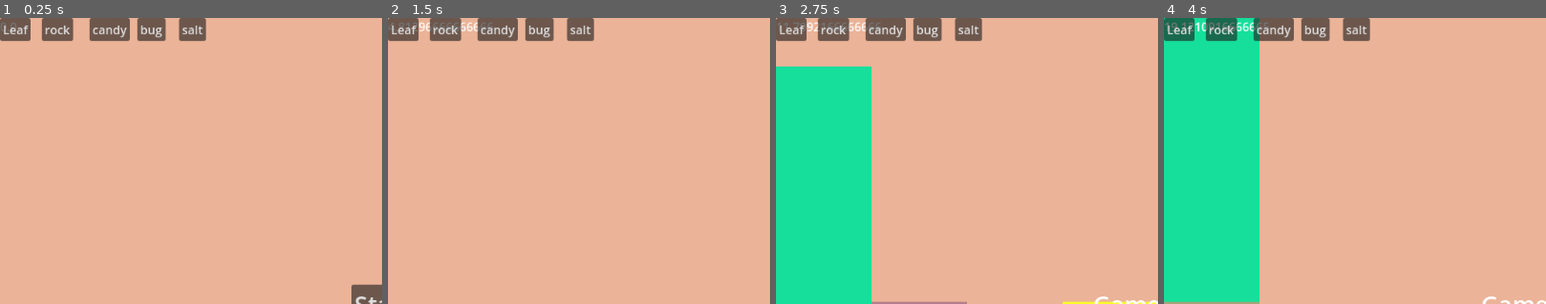
Above: before the commit, frames 1-4 (left to right).
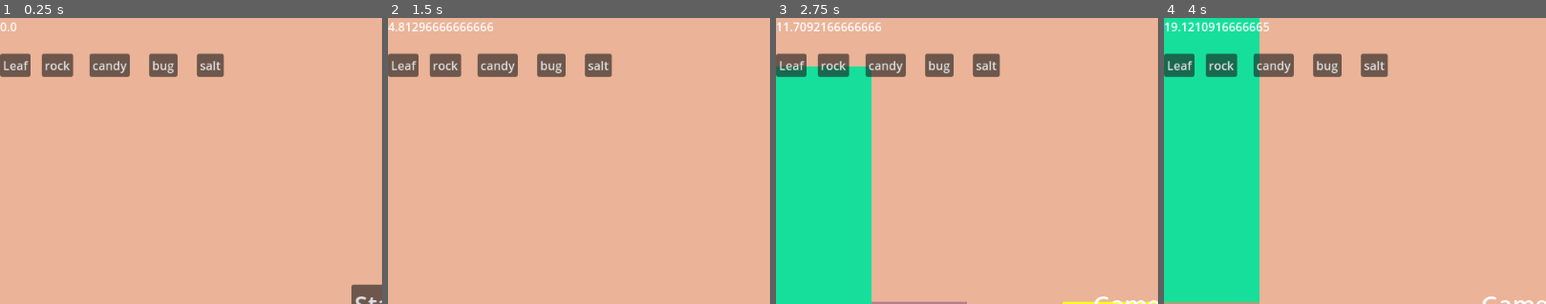
Above: after the commit, the same moments.

Repository: xepewout/momma-im-home
Game: Godot game, scene res://main.tscn
The game is run twice, just before and just after one commit, with the same random seed, the same clock (stepped at 60 frames per second) and the same inputs.
Inputs:
- Up to frame 1 (0.25 s): no input
- Up to frame 2 (1.5 s): click "Start" at 0.5 s; hold D (MOVE_RIGHT) from 1.28 s (still down)
- Up to frame 3 (2.75 s): release D (MOVE_RIGHT) at 2.03 s; hold A (MOVE_LEFT) from 2.03 s (still down)
- Up to frame 4 (4 s): release A (MOVE_LEFT) at 2.78 s; hold D (MOVE_RIGHT) from 2.78 s (still down)
The pictures show only the part of the screen within x 0-50%, y 0-50%; the shares and areas given below are measured in that part.

The runs differ from the first frame. In frame 1, 6.8% of the frame differs, in the area x 0-59%, y 0-21%; in frame 2, 6.8%; in frame 3, 6.8%; in frame 4, 6.8%.

Commit message:
Level Commit
-started level commit

Diff:
--- a/hud.tscn
+++ b/hud.tscn
@@ -17,36 +17,41 @@
 offset_bottom = 23.0
 
 [node name="LeafButton" type="Button" parent="."]
-offset_right = 8.0
-offset_bottom = 8.0
+offset_top = 48.0
+offset_right = 41.0
+offset_bottom = 79.0
 toggle_mode = true
 text = "Leaf"
 
 [node name="RockButton" type="Button" parent="."]
 offset_left = 56.0
+offset_top = 48.0
 offset_right = 98.0
-offset_bottom = 31.0
+offset_bottom = 79.0
 toggle_mode = true
 text = "rock"
 
 [node name="CandyButton" type="Button" parent="."]
 offset_left = 120.0
+offset_top = 48.0
 offset_right = 174.0
-offset_bottom = 31.0
+offset_bottom = 79.0
 toggle_mode = true
 text = "candy"
 
 [node name="BugButton" type="Button" parent="."]
-offset_left = 184.0
-offset_right = 222.0
-offset_bottom = 31.0
+offset_left = 200.0
+offset_top = 48.0
+offset_right = 238.0
+offset_bottom = 79.0
 toggle_mode = true
 text = "bug"
 
 [node name="SaltButton" type="Button" parent="."]
-offset_left = 240.0
-offset_right = 276.0
-offset_bottom = 31.0
+offset_left = 264.0
+offset_top = 48.0
+offset_right = 300.0
+offset_bottom = 79.0
 toggle_mode = true
 text = "salt"
 
--- a/main.gd
+++ b/main.gd
@@ -41,9 +41,15 @@
 		$ObstacleTimer.paused = false
 	else:
 		$ObstacleTimer.paused = true
-	print(Global.game_speed)
 	distance += delta * Global.game_speed
-	print(leaf)
+	if(distance >= 100):
+		_gameWon()
+
+func _gameWon():
+	print("game won!!")
+	await get_tree().create_timer(2.0).timeout
+	Global.falling = false
+	get_tree().reload_current_scene()
 
 func _changeGameType():
 	if leaf:
--- a/player.gd
+++ b/player.gd
@@ -23,7 +23,6 @@
 		velocity.x = direction * SPEED * (Global.game_speed / (Global.game_speed - 1))
 	else:
 		velocity.x = move_toward(velocity.x, 0, SPEED * (Global.game_speed / (Global.game_speed - 1)))
-	print("player speed", SPEED)
 	move_and_slide()
 
 func _on_enemy_detection_area_entered(area: Area2D) -> void:
